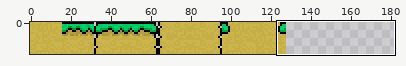
Sprite sheet -- assets/level-textures.png. The picture above shows the old version from afar; the outline marks the close-up.
Close-up. Earlier state:
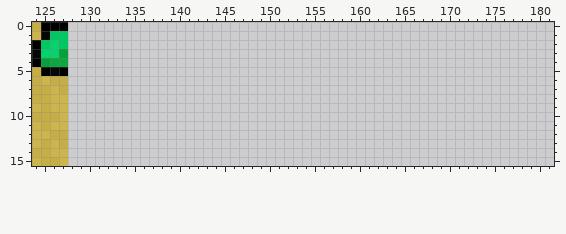
The file is 256x16 pixels. Pixels under 10% opacity are left out. Colours within 5 levels of each other are drawn and written as one. Shown: x 124..181, y 0..15. The wide view leaves out empty margins.
The same view after the edit:
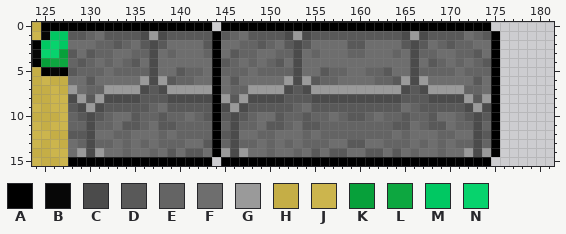
Palette (. is transparent): A #000000  B #070707  C #4b4b4b  D #595959  E #646464  F #6e6e6e  G #9a9a9a  H #c5ae46  J #ccb54d  K #07a03a  L #0da740  M #00c862  N #07d36d
Diff:
y 0: x 128..143 ................ -> AAAAAAAAAAAAAAAA; x 145..174 .............................. -> AAAAAAAAAAAAAAAAAAAAAAAAAAAAAA
y 1: x 128..175 ................................................ -> DDEFDDDDCGCDDDDDADEFDDDDCGCDDDDDDDDDDCGCDDDDFEDA
y 2: x 128..175 ................................................ -> FFFEEDEFDCDFFFFDAFFEEDEFDCDFFFFDDFFFFDCDFEDEEFFA
y 3: x 128..175 ................................................ -> DFDEEFFEECFEFFFEAFDEEFFEECFEFFFEEFFFEFCEEFFEEDFA
y 4: x 128..175 ................................................ -> EDEFEFEDFCFFFFFFADEFEFEDFCFFFFFFFFFFFFCFDEFEFEDA
y 5: x 128..175 ................................................ -> DEEEFEEEECFFDEEFAEEEFEEEECFFDEEFFEEDFFCEEEEFEEEA
y 6: x 128..175 ................................................ -> FFDFFFFFGCGDEEFFAFDFFFFFGCGDEEFFFFEEDGCGFFFFFDFA
y 7: x 128..175 ................................................ -> GFEEGGGGCDCGGGGGAFEEGGGGCDCGGGGGGGGGGCDCGGGGEEFA
y 8: x 128..175 ................................................ -> CGDGCCCCDDDCCCCCAGDGCCCCDDDCCCCCCCCCCDDDCCCCGDGA
y 9: x 128..175 ................................................ -> DCGCDDDDDEFDDDDDACGCDDDDDEFDDDDDDDDDDFEDDDDDCGCA
y 10: x 128..175 ................................................ -> EDCDEFFDEEDEEFEDADCDEFFDEEDEEFEDDEFEEDEEDFFEDCDA
y 11: x 128..175 ................................................ -> EECEEFDDEFDDEEEEAECEEFDDEFDDEEEEEEEEDDFEDDFEECEA
y 12: x 128..175 ................................................ -> DDCFFEEFFFEFEEEEADCFFEEFFFEFEEEEEEEEFEFFFEEFFCDA
y 13: x 128..175 ................................................ -> FECEEFEFEFEEEFFDAECEEFEFEFEEEFFDDFFEEEFEFEFEECEA
y 14: x 128..175 ................................................ -> FGCGFFEFFEFDFDDFAGCGFFEFFEFDFDDFFDDFDFEFFEFFGCGA
y 15: x 128..143 ................ -> AAAAAAAAAAAAAAAA; x 145..174 .............................. -> AAAAAAAAAAAAAAAAAAAAAAAAAAAAAA
Boxes around the changes in both close-ups, in picture pixels (x1, y1, x2, y2):
added: (68, 22, 500, 166)
